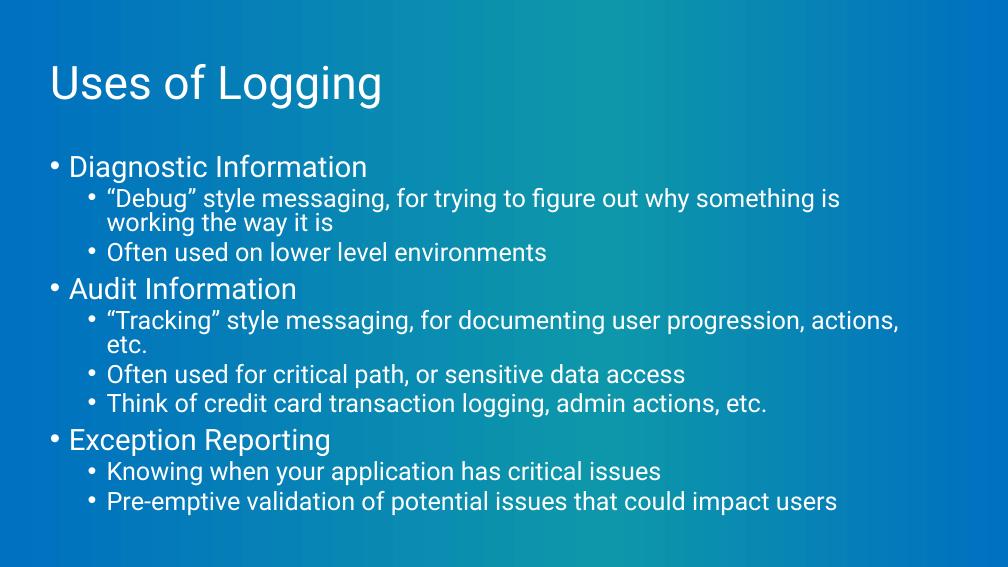
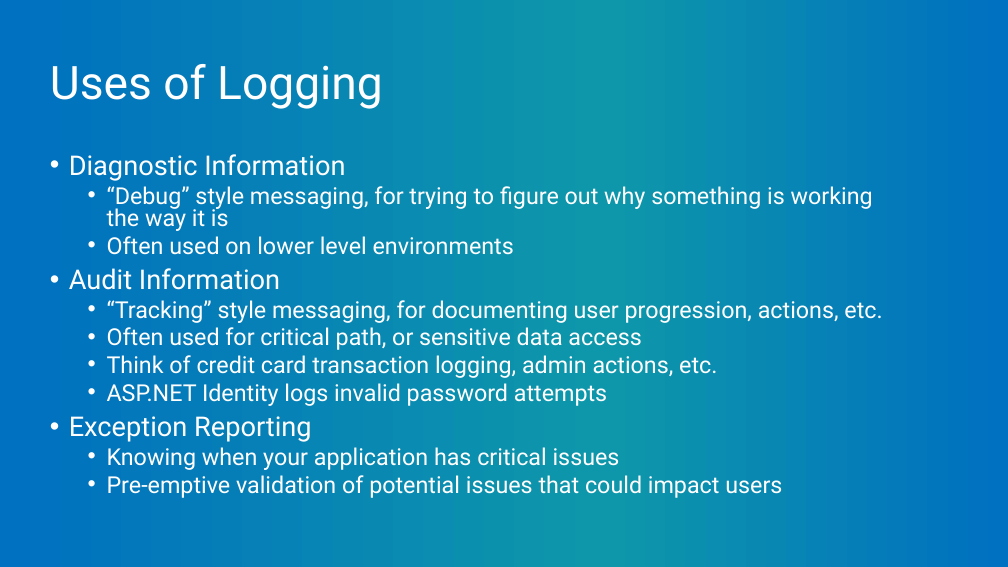
Before and after one commit to mitchelsellers/dotnetcoreloggingdemo, a slide deck: slide 6 of Presentation/But It Was Logged.pptx. Drawn at 1008x567 pixels with LibreOffice and Linux fonts; fonts in the diff are those of the drawing; background and template pictures are left out. Boxes give left, top, right and bottom in pixels: in the first picture for what was removed or moved away, otherwise in the second. Text is boxed around its words. In the diff, an @@ line names an element or a change of style, - is before the commit and + after.

Commit message:
Updated Logging Information

```diff
--- a/Presentation/But It Was Logged.pptx
+++ b/Presentation/But It Was Logged.pptx
@@ text at bbox=[69, 154, 882, 498]: size 28 to 25.9 pt in "Diagnostic Information", "Audit Information", "Exception Reporting"; size 24 to 22.2 pt in "“Debug” style messaging, for trying to figure ...", "Often used on lower level environments", "“Tracking” style messaging, for documenting user progression ...", "Often used for critical path, or sensitive ..." and 3 more places @@
@@ text at bbox=[107, 383, 607, 406]: paragraph added @@
+  • ASP.NET Identity logs invalid password attempts
```
Also in this commit, not shown: 9 other slides changed, 2 slides added, 4 other files.
